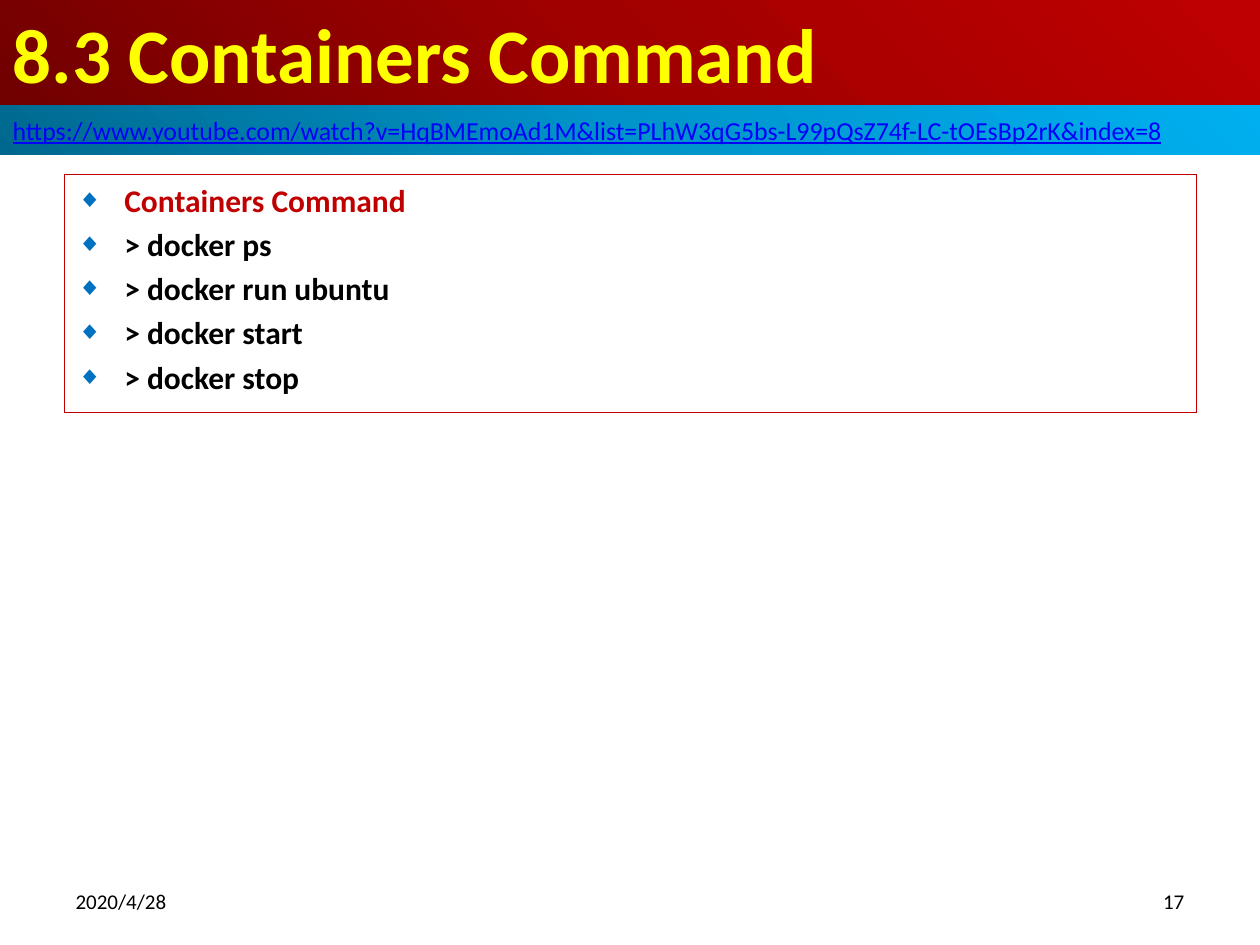
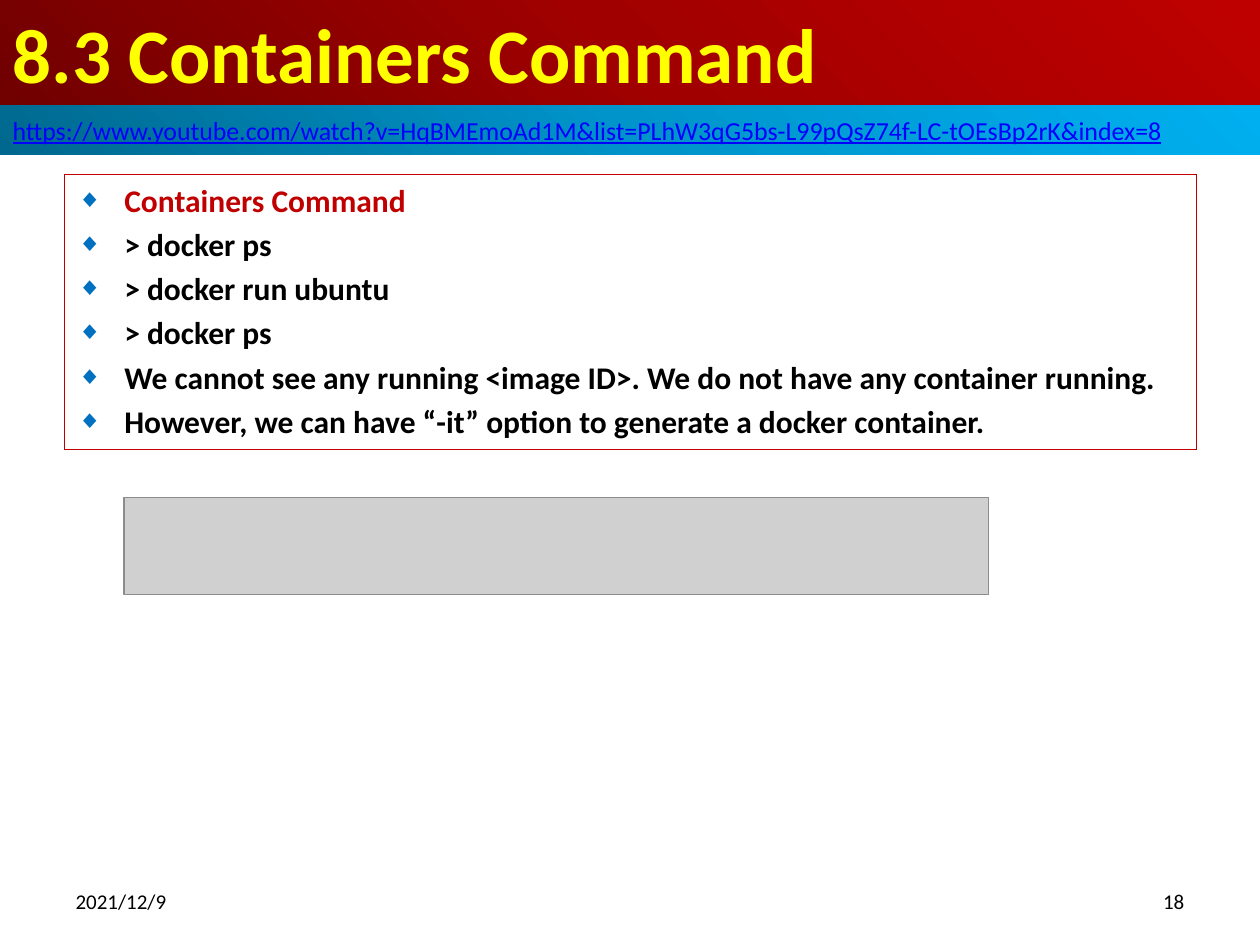
Before and after one commit to peterhchen/800-Docker, a slide deck: slide 18 of 08_BasicCommand.pptx (slide 17 before the commit). Drawn at 1260x945 pixels with LibreOffice and Linux fonts; fonts in the diff are those of the drawing; grey boxes stand for pictures. Boxes give left, top, right and bottom in pixels: in the first picture for what was removed or moved away, otherwise in the second. Text is boxed around its words. In the diff, an @@ line names an element or a change of style, - is before the commit and + after.

```diff
--- a/08_BasicCommand.pptx
+++ b/08_BasicCommand.pptx
@@ subtitle "Containers Command": place and size @@
-subtitle "Containers Command" at [64, 175, 1197, 413]
+subtitle "Containers Command" at [64, 175, 1197, 450]
@@ subtitle at [124, 322, 1155, 439]: text changed @@
-◆ > docker start
-◆ > docker stop
+◆ > docker ps
+◆ We cannot see any running <image ID>. We do not have any container running.
+◆ However, we can have “-it” option to generate a docker container.
@@ picture added at [123, 498, 988, 595] @@
@@ text at [76, 894, 167, 910]: text changed @@
-2020/4/28
+2021/12/9
@@ page number at [1163, 894, 1184, 909]: text changed @@
-17
+18
```
Also in this commit, not shown: 21 other slides changed, 4 slides added.
